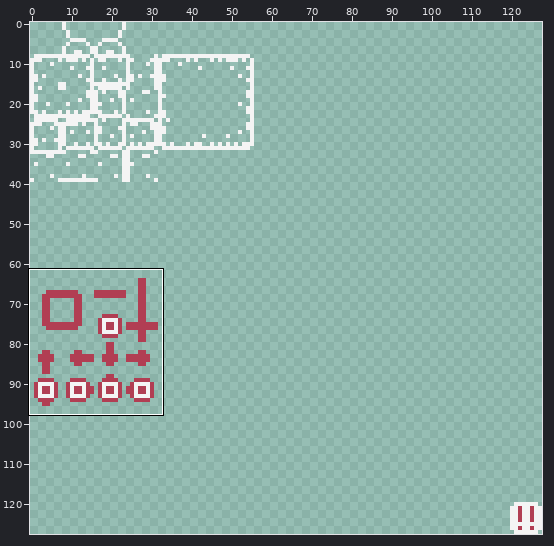
Sprite sheet, stored at assets/tiles.png. The picture above shows the old version from afar; the outline marks the close-up.
Close-up. As it was:
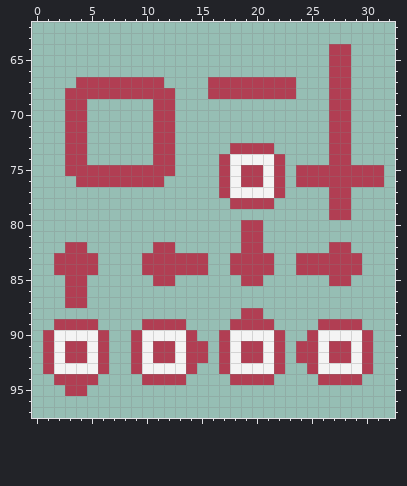
The file is 128x128 pixels. Shown: x 0..32, y 62..97.
The result:
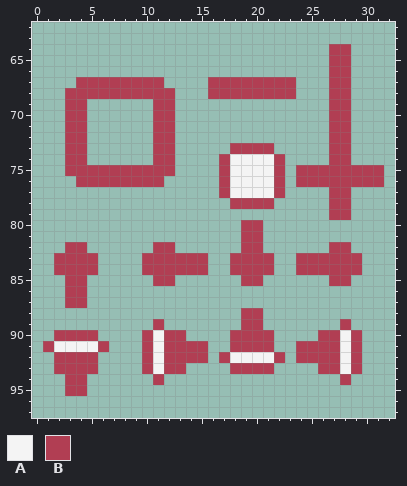
Palette (. is transparent): A #f4f4f4  B #b13e53
The edit:
Colour B becomes colour A in rows 75 to 76 at x 19 to 20; in row 91 at x 3 to 4, 11 and 28; in row 92 at x 11, 19 to 20 and 28.
Colour A becomes colour B in row 90 at x 2 to 5, 10, 12 to 13, 18 to 21, 26 to 27 and 29; in row 91 at x 10, 13, 18, 21, 26 and 29; in row 92 at x 2, 5, 10, 13, 26 and 29; in row 93 at x 2 to 5, 10, 12 to 13, 18 to 21, 26 to 27 and 29.
The author cleared colour B in row 89 at x 2 to 5, 10, 12 to 13, 18, 21, 26 to 27 and 29; in row 90 at x 1, 6, 9, 14, 17, 22, 25 and 30; in row 91 at x 9, 17, 22 and 30; in row 92 at x 1, 6, 9 and 30; in row 93 at x 1, 6, 9, 14, 17, 22, 25 and 30; in row 94 at x 2, 5, 10, 12 to 13, 18 to 21, 26 to 27 and 29.
